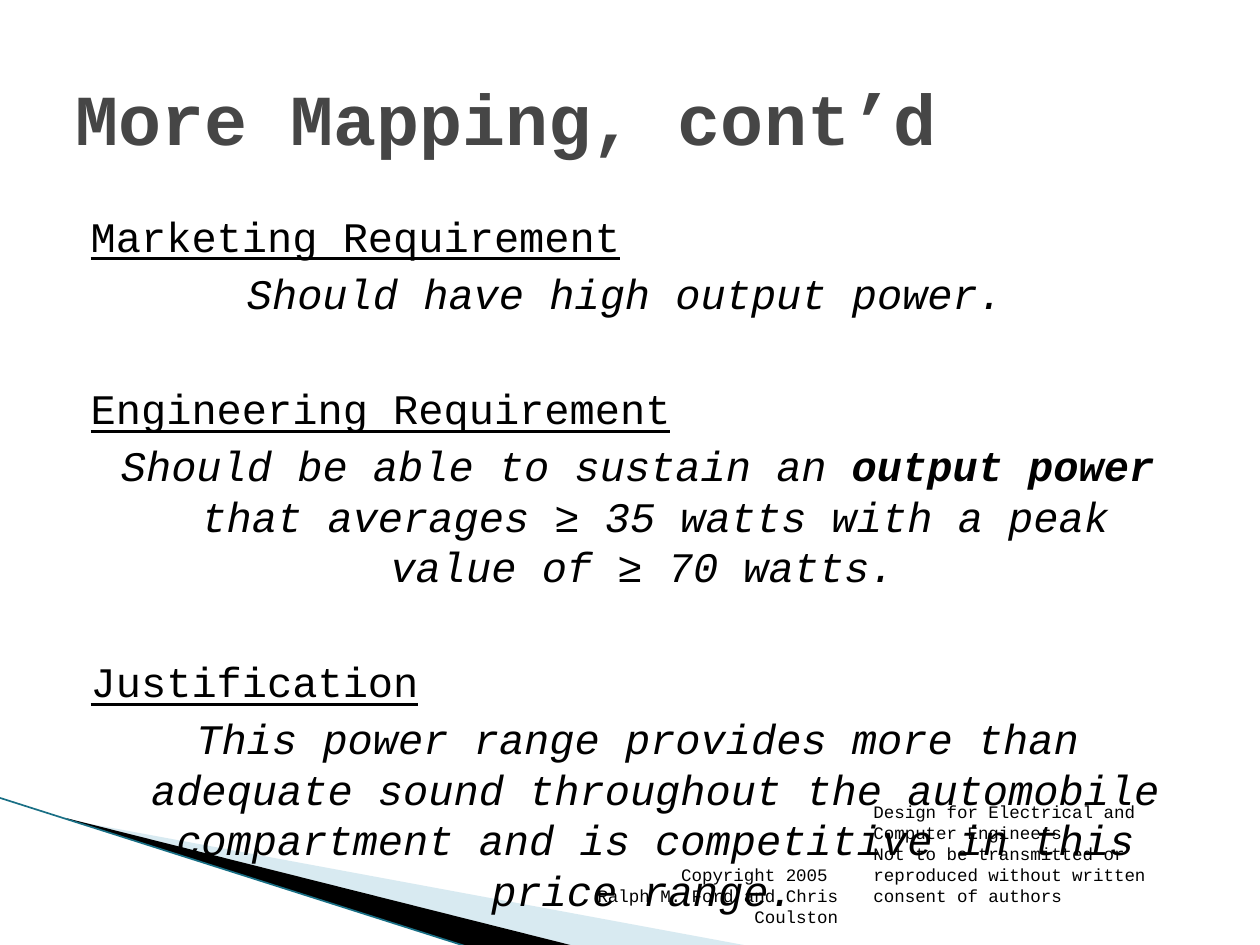
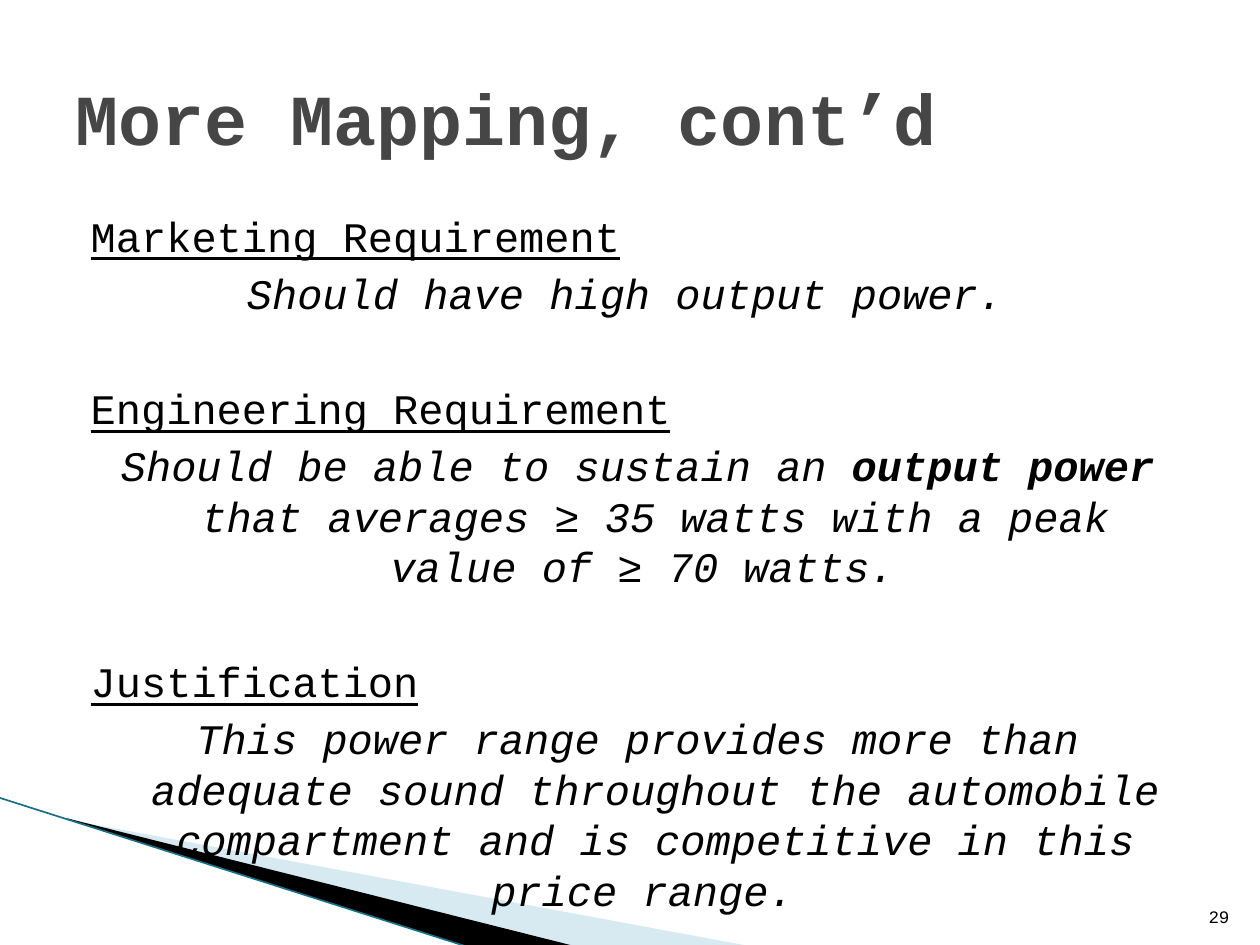
Before and after one commit to coulston/Design-For-Electrical-and-Computer-Engineering, a slide deck: slide 29 of Chapter Presentation/Chapter 3 - The Requirements Specification.pptx. Drawn at 1260x945 pixels with LibreOffice and Linux fonts; fonts in the diff are those of the drawing; background and template pictures are left out. Boxes give left, top, right and bottom in pixels: in the first picture for what was removed or moved away, otherwise in the second. Text is boxed around its words. In the diff, an @@ line names an element or a change of style, - is before the commit and + after.

Commit message:
PPT Presentation
Cleaned up PPT including removing copyright, standardizing format between presentations.  I discovered that we are missing PPTs for chapters 8, 10 and 11.  Asked Charles if he had a copy, but I think that I will have to write these.

```diff
--- a/Chapter Presentation/Chapter 3 - The Requirements Specification.pptx
+++ b/Chapter Presentation/Chapter 3 - The Requirements Specification.pptx
@@ text removed at [873, 806, 1145, 902] @@
-Design for Electrical and Computer Engineers
-Not to be transmitted or reproduced without written consent of authors
@@ text removed at [660, 869, 838, 923] @@
-Copyright 2005
-Ralph M. Ford and Chris Coulston
@@ page number added at [1209, 911, 1230, 923], 10 pt, text #000000 @@
+29
```
Also in this commit, not shown: 36 other slides changed, 17 other files.
